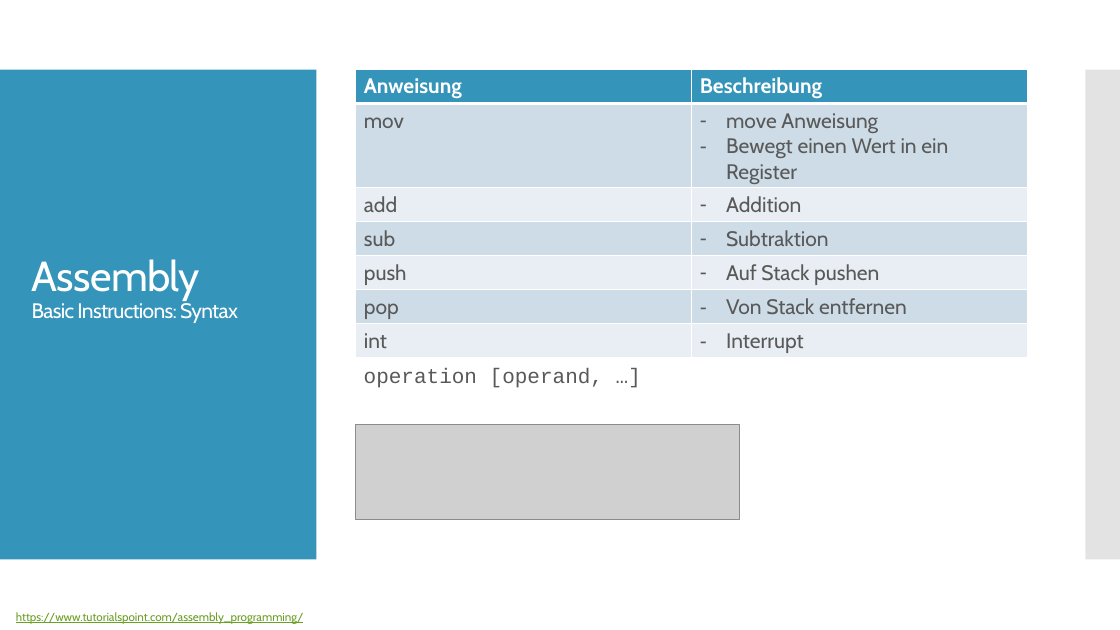
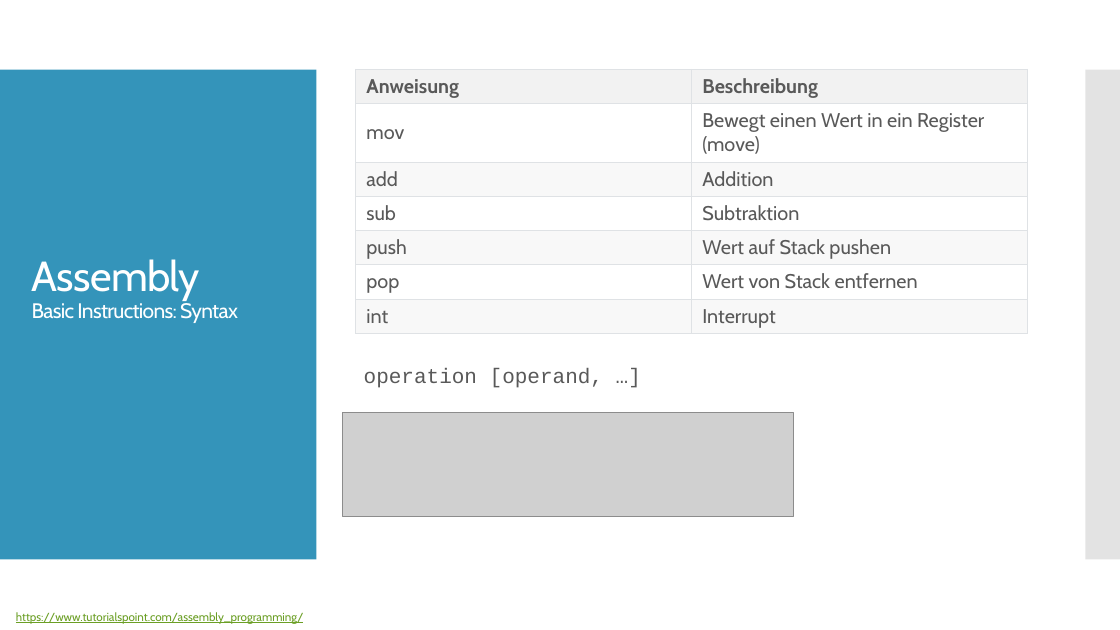
Before and after one commit to christopherchristensen/assembler, a slide deck: slide 6 of docs/ppt/presentation-v.1.pptx. Drawn at 1120x630 pixels with LibreOffice and Linux fonts; fonts in the diff are those of the drawing; grey boxes stand for pictures. Boxes give left, top, right and bottom in pixels: in the first picture for what was removed or moved away, otherwise in the second. Text is boxed around its words. In the diff, an @@ line names an element or a change of style, - is before the commit and + after.

```diff
--- a/docs/ppt/presentation-v.1.pptx
+++ b/docs/ppt/presentation-v.1.pptx
@@ table at [355, 69, 1028, 333] @@
-row 2, column 2: move Anweisung / Bewegt einen Wert in ein Register
+row 2, column 2: Bewegt einen Wert in ein Register (move)
-row 5, column 2: Auf Stack pushen
+row 5, column 2: Wert auf Stack pushen
-row 6, column 2: Von Stack entfernen
+row 6, column 2: Wert von Stack entfernen
@@ fill #3494BA to #F2F2F2 in row 1 @@
@@ fill #CEDCE7 to none in 6 cells @@
@@ fill #E8EEF3 to #F8F8F8 in 6 cells @@
@@ size 18 to 17 pt in "Anweisung", "Beschreibung", "mov", "add" and 7 more places @@
@@ text colour #FFFFFF to #595959 in "Anweisung", "Beschreibung" @@
@@ bullet - to none @@
@@ borders changed @@
@@ picture: place and size @@
-picture at [355, 424, 739, 519]
+picture at [342, 413, 793, 517]
```
Also in this commit, not shown: 5 other slides changed, 2 slides added, 1 other file.
